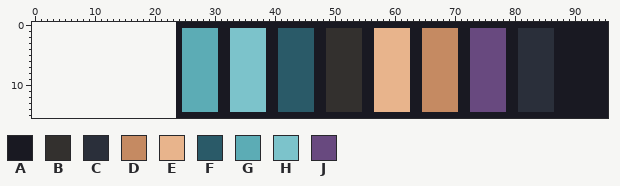
Two states of a pixel-art file, player/swatch.aseprite. That is the earlier state.
72x16 pixels, 1 frame. The old version is drawn lined up with the new one, on the new canvas.
Palette (. is transparent): A #191922  B #33302e  C #2a2f3a  D #c58a62  E #e8b48c  F #2a5a68  G #5cacb5  H #7cc3cb  J #68497f
Pixels before, first column x 24:
 0 AAAAAAAAAAAAAAAAAAAAAAAAAAAAAAAAAAAAAAAAAAAAAAAAAAAAAAAAAAAAAAAAAAAAAAAA
 1 AGGGGGGAAHHHHHHAAFFFFFFAABBBBBBAAEEEEEEAADDDDDDAAJJJJJJAACCCCCCAAAAAAAAA
 2 AGGGGGGAAHHHHHHAAFFFFFFAABBBBBBAAEEEEEEAADDDDDDAAJJJJJJAACCCCCCAAAAAAAAA
 3 AGGGGGGAAHHHHHHAAFFFFFFAABBBBBBAAEEEEEEAADDDDDDAAJJJJJJAACCCCCCAAAAAAAAA
 4 AGGGGGGAAHHHHHHAAFFFFFFAABBBBBBAAEEEEEEAADDDDDDAAJJJJJJAACCCCCCAAAAAAAAA
 5 AGGGGGGAAHHHHHHAAFFFFFFAABBBBBBAAEEEEEEAADDDDDDAAJJJJJJAACCCCCCAAAAAAAAA
 6 AGGGGGGAAHHHHHHAAFFFFFFAABBBBBBAAEEEEEEAADDDDDDAAJJJJJJAACCCCCCAAAAAAAAA
 7 AGGGGGGAAHHHHHHAAFFFFFFAABBBBBBAAEEEEEEAADDDDDDAAJJJJJJAACCCCCCAAAAAAAAA
 8 AGGGGGGAAHHHHHHAAFFFFFFAABBBBBBAAEEEEEEAADDDDDDAAJJJJJJAACCCCCCAAAAAAAAA
 9 AGGGGGGAAHHHHHHAAFFFFFFAABBBBBBAAEEEEEEAADDDDDDAAJJJJJJAACCCCCCAAAAAAAAA
10 AGGGGGGAAHHHHHHAAFFFFFFAABBBBBBAAEEEEEEAADDDDDDAAJJJJJJAACCCCCCAAAAAAAAA
11 AGGGGGGAAHHHHHHAAFFFFFFAABBBBBBAAEEEEEEAADDDDDDAAJJJJJJAACCCCCCAAAAAAAAA
12 AGGGGGGAAHHHHHHAAFFFFFFAABBBBBBAAEEEEEEAADDDDDDAAJJJJJJAACCCCCCAAAAAAAAA
13 AGGGGGGAAHHHHHHAAFFFFFFAABBBBBBAAEEEEEEAADDDDDDAAJJJJJJAACCCCCCAAAAAAAAA
14 AGGGGGGAAHHHHHHAAFFFFFFAABBBBBBAAEEEEEEAADDDDDDAAJJJJJJAACCCCCCAAAAAAAAA
15 AAAAAAAAAAAAAAAAAAAAAAAAAAAAAAAAAAAAAAAAAAAAAAAAAAAAAAAAAAAAAAAAAAAAAAAA
New version:
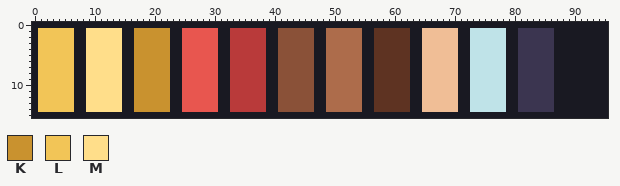
Colours new in this view: K #c9922f  L #f2c557  M #ffde8a
Difference:
canvas 72x16 -> 96x16, the old top-left corner now at 24,0
colour B: #33302e -> #ad6c4b
colour C: #2a2f3a -> #3b3550
colour D: #c58a62 -> #f0be96
colour E: #e8b48c -> #5e3322
colour F: #2a5a68 -> #8a5138
colour G: #5cacb5 -> #e8564f
colour H: #7cc3cb -> #b93a3a
colour J: #68497f -> #bfe3e8
Changed rows in their new state; - is a pixel that keeps its letter.
first column x 0:
 0 AAAAAAAAAAAAAAAAAAAAAAAA
 1 ALLLLLLAAMMMMMMAAKKKKKKA
 2 ALLLLLLAAMMMMMMAAKKKKKKA
 3 ALLLLLLAAMMMMMMAAKKKKKKA
 4 ALLLLLLAAMMMMMMAAKKKKKKA
 5 ALLLLLLAAMMMMMMAAKKKKKKA
 6 ALLLLLLAAMMMMMMAAKKKKKKA
 7 ALLLLLLAAMMMMMMAAKKKKKKA
 8 ALLLLLLAAMMMMMMAAKKKKKKA
 9 ALLLLLLAAMMMMMMAAKKKKKKA
10 ALLLLLLAAMMMMMMAAKKKKKKA
11 ALLLLLLAAMMMMMMAAKKKKKKA
12 ALLLLLLAAMMMMMMAAKKKKKKA
13 ALLLLLLAAMMMMMMAAKKKKKKA
14 ALLLLLLAAMMMMMMAAKKKKKKA
15 AAAAAAAAAAAAAAAAAAAAAAAA
Changed places in both pictures, as pixel boxes (x1, y1, x2, y2):
changed: (32, 22, 554, 118)
